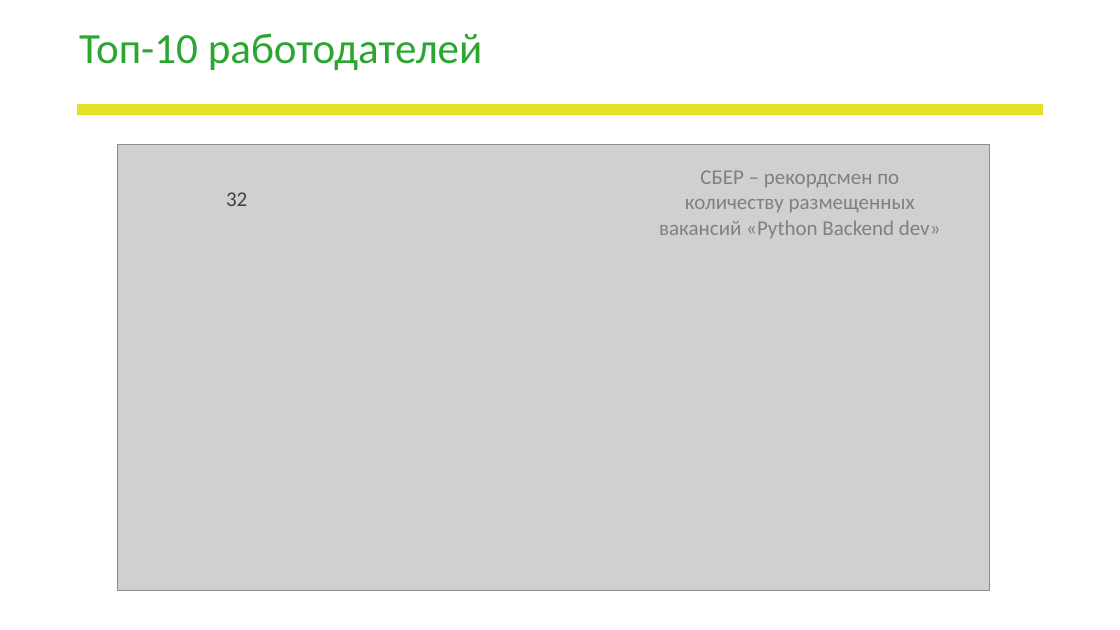
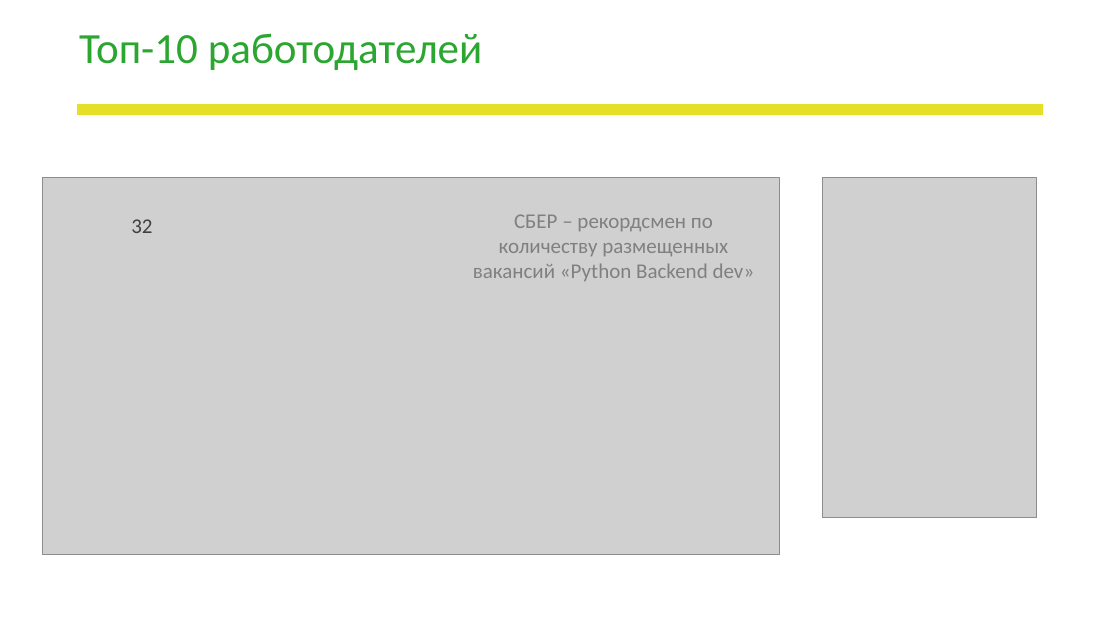
Before and after one commit to LapinGleb/DA_project, a slide deck: slide 6 of Школа_DA_Презентация_проекта.pptx. Drawn at 1120x630 pixels with LibreOffice and Linux fonts; fonts in the diff are those of the drawing; grey boxes stand for pictures; background and template pictures are left out. Boxes give left, top, right and bottom in pixels: in the first picture for what was removed or moved away, otherwise in the second. Text is boxed around its words. In the diff, an @@ line names an element or a change of style, - is before the commit and + after.

Commit message:
fix presentation

```diff
--- a/Школа_DA_Презентация_проекта.pptx
+++ b/Школа_DA_Презентация_проекта.pptx
@@ picture: place and size @@
-picture at (118,145,990,591)
+picture at (43,178,780,555)
@@ picture added at (823,178,1037,518) @@
@@ text "32": place and size @@
-text "32" at (226,192,247,206)
+text "32" at (131,219,152,233)
@@ text "СБЕР – рекордсмен по количеству ...": place and size @@
-text "СБЕР – рекордсмен по количеству ..." at (659,170,941,238)
+text "СБЕР – рекордсмен по количеству ..." at (473,214,755,281)
```
Also in this commit, not shown: 1 other slide changed, 1 other file.
